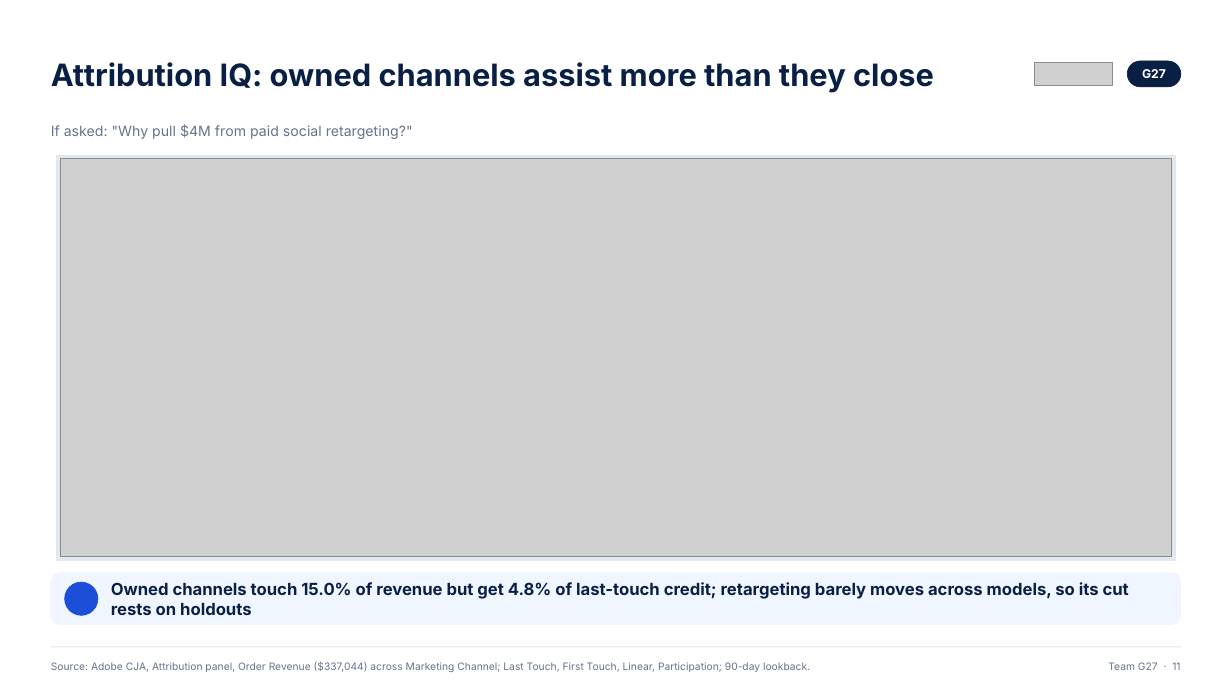
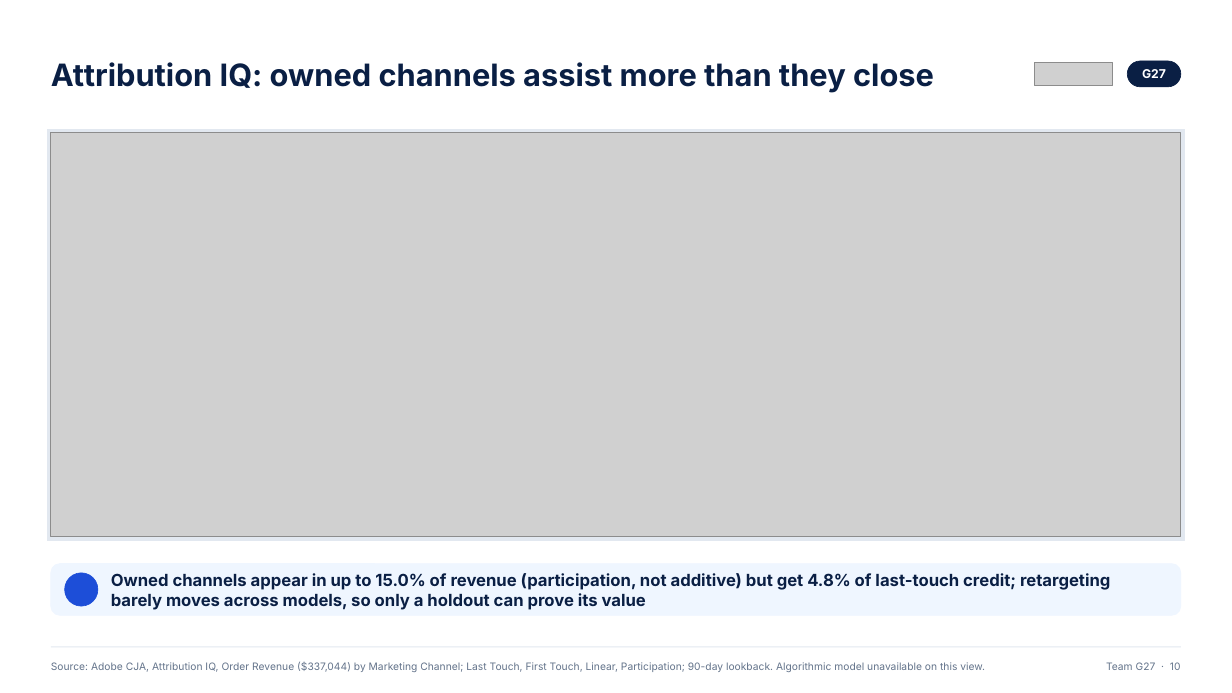
Before and after one commit to ANNYM25/Quince, a slide deck: slide 10 of deck/Team G27.pptx (slide 11 before the commit). Drawn at 1232x693 pixels with LibreOffice and Linux fonts; fonts in the diff are those of the drawing; grey boxes stand for pictures; background and template pictures are left out. Boxes give left, top, right and bottom in pixels: in the first picture for what was removed or moved away, otherwise in the second. Text is boxed around its words. In the diff, an @@ line names an element or a change of style, - is before the commit and + after.

```diff
--- a/deck/Team G27.pptx
+++ b/deck/Team G27.pptx
@@ rectangle: place and size @@
-rectangle at [56, 155, 1175, 560]
+rectangle at [47, 129, 1185, 541]
@@ picture: place and size @@
-picture at [60, 159, 1171, 556]
+picture at [51, 133, 1181, 537]
@@ text removed at [51, 124, 413, 139] @@
-If asked: "Why pull $4M from paid social retargeting?"
@@ rounded rectangle: place and size @@
-rounded rectangle at [51, 573, 1181, 625]
+rounded rectangle at [51, 564, 1181, 616]
@@ ellipse: place and size @@
-ellipse at [65, 582, 98, 616]
+ellipse at [65, 573, 98, 606]
@@ text at [111, 573, 1110, 610]: text changed @@
-Owned channels touch 15.0% of revenue but get 4.8% of last-touch credit; retargeting barely moves across models, so its cut rests on holdouts
+Owned channels appear in up to 15.0% of revenue (participation, not additive) but get 4.8% of last-touch credit; retargeting barely moves across models, so only a holdout can prove its value
@@ text at [51, 661, 985, 672]: text changed @@
-Source: Adobe CJA, Attribution panel, Order Revenue ($337,044) across Marketing Channel; Last Touch, First Touch, Linear, Participation; 90-day lookback.
+Source: Adobe CJA, Attribution IQ, Order Revenue ($337,044) by Marketing Channel; Last Touch, First Touch, Linear, Participation; 90-day lookback. Algorithmic model unavailable on this view.
@@ text at [1106, 662, 1181, 670]: text changed @@
-Team G27 · 11
+Team G27 · 10
```
Also in this commit, not shown: 13 other slides changed, 13 slides added, 12 slides removed, 3 other files.
